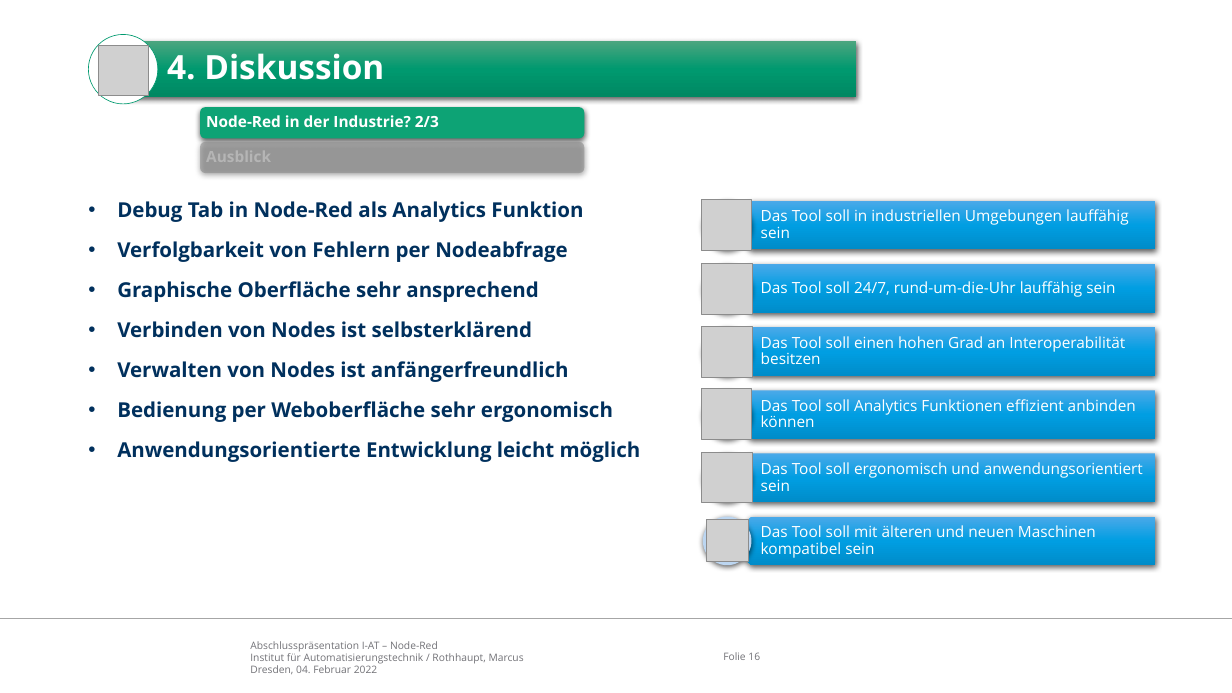
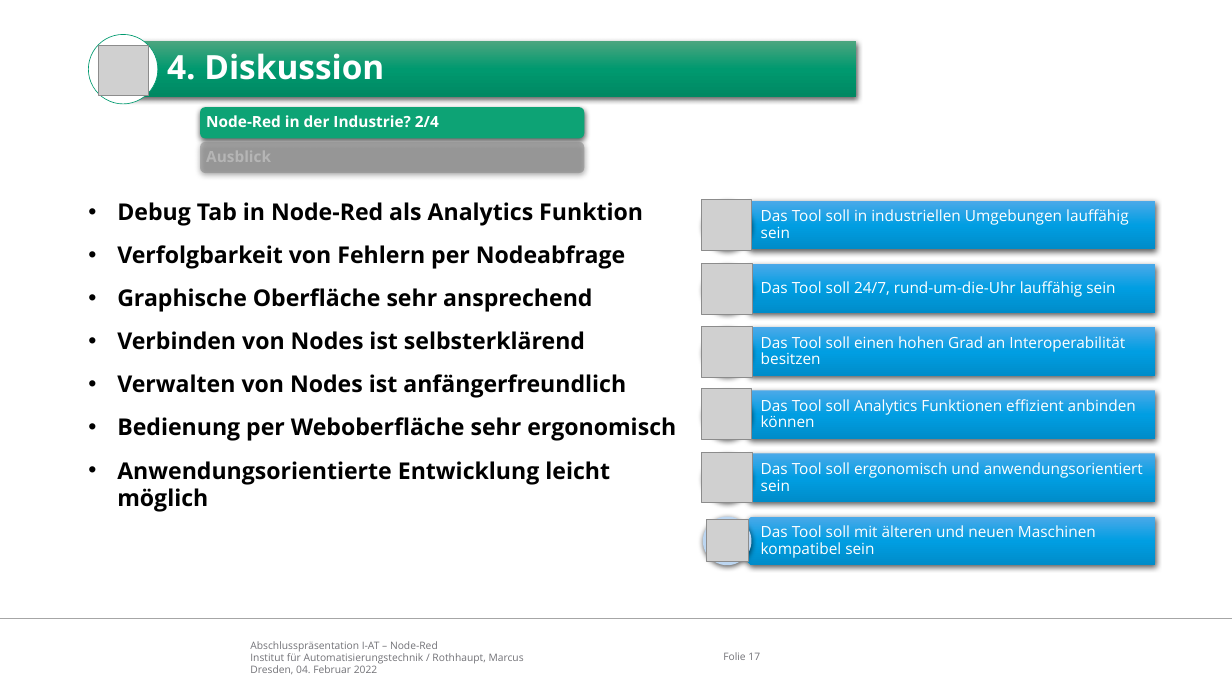
Before and after one commit to appist-dev/agteletud-node-red, a slide deck: slide 17 of docs/presentation/Abschlusspräsentation Node-Red.pptx (slide 16 before the commit). Drawn at 1232x693 pixels with LibreOffice and Linux fonts; fonts in the diff are those of the drawing; grey boxes stand for pictures; background and template pictures are left out. Boxes give left, top, right and bottom in pixels: in the first picture for what was removed or moved away, otherwise in the second. Text is boxed around its words. In the diff, an @@ line names an element or a change of style, - is before the commit and + after.

```diff
--- a/docs/presentation/Abschlusspräsentation Node-Red.pptx
+++ b/docs/presentation/Abschlusspräsentation Node-Red.pptx
@@ text at [206,115,439,127]: text changed @@
-Node-Red in der Industrie? 2/3
+Node-Red in der Industrie? 2/4
@@ text "Debug Tab in Node-Red als ..." at [117,202,676,512]: size 16 to 18 pt, text colour #00305D to #000000 @@
@@ page number at [723,652,760,660]: text changed @@
-Folie 16
+Folie 17
```
Also in this commit, not shown: 16 other slides changed, 4 slides added, 1 slide removed, 1 other file.
